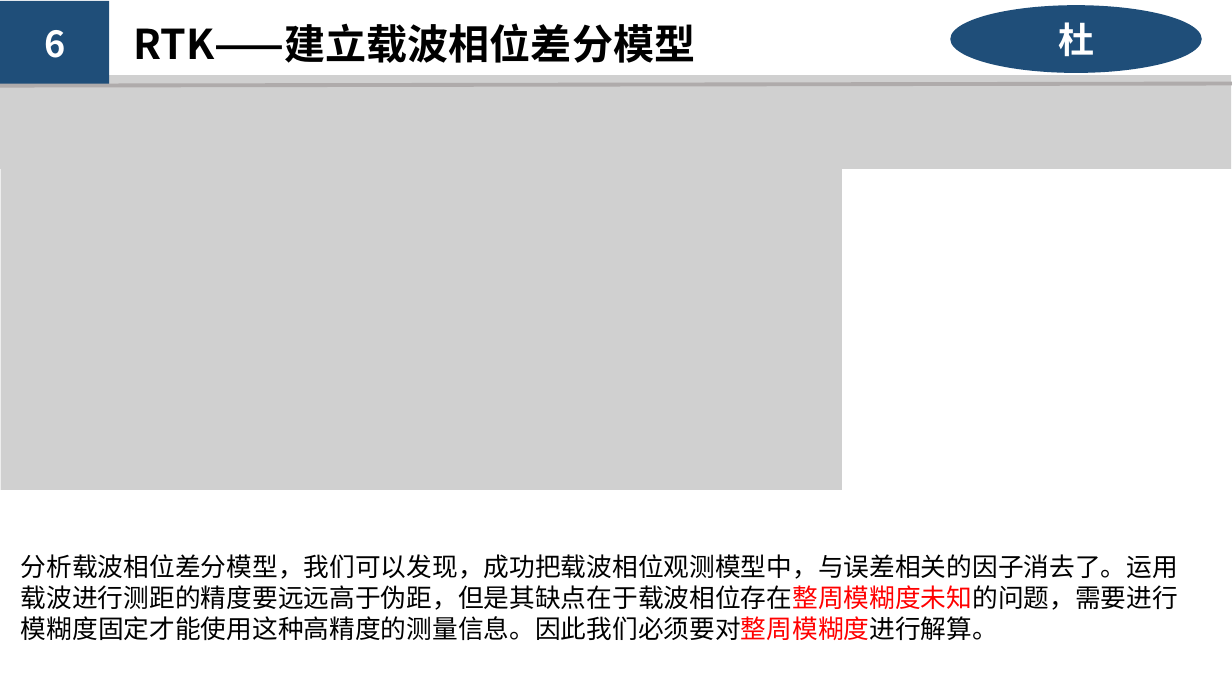
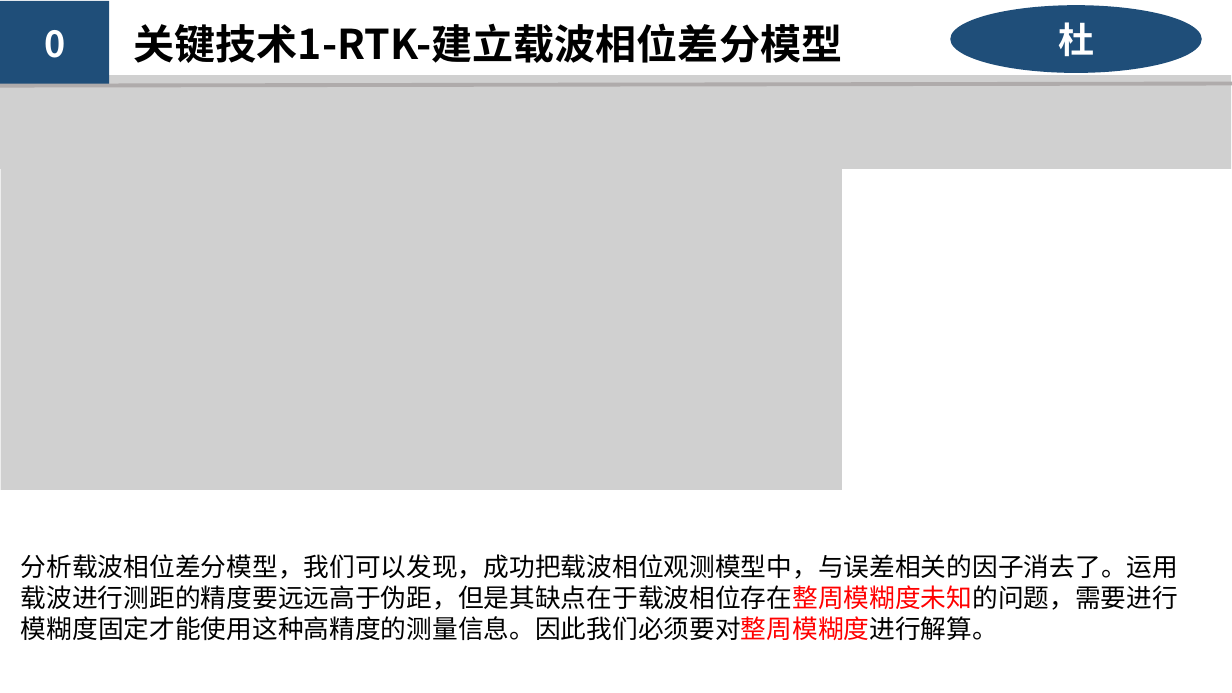
Before and after one commit to kashima19960/ppt-summary, a slide deck: slide 14 of du/RTK-Du.pptx (slide 9 before the commit). Drawn at 1232x693 pixels with LibreOffice and Linux fonts; fonts in the diff are those of the drawing; grey boxes stand for pictures. Boxes give left, top, right and bottom in pixels: in the first picture for what was removed or moved away, otherwise in the second. Text is boxed around its words. In the diff, an @@ line names an element or a change of style, - is before the commit and + after.

```diff
--- a/du/RTK-Du.pptx
+++ b/du/RTK-Du.pptx
@@ text at (133,23,842,63): text changed @@
-RTK——建立载波相位差分模型
+关键技术1-RTK-建立载波相位差分模型
@@ text in rectangle at (44,30,65,58): text changed @@
-6
+0
```
Also in this commit, not shown: 7 other slides changed, 8 slides added, 3 slides removed, 2 other files.
